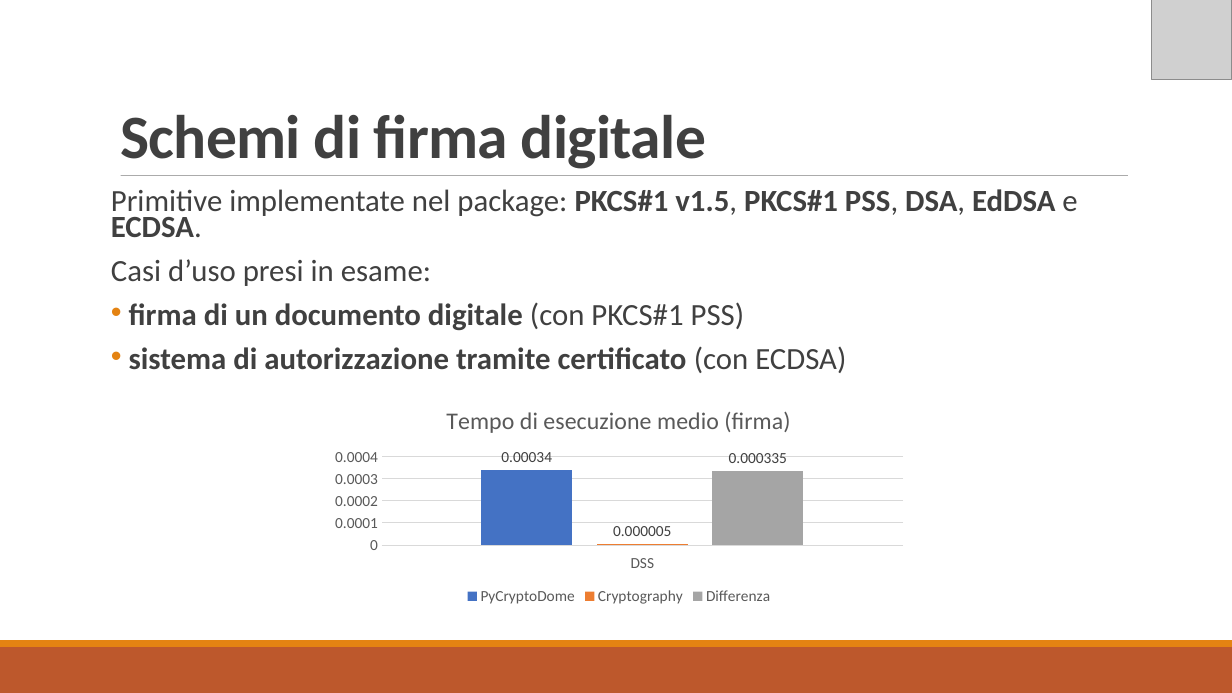
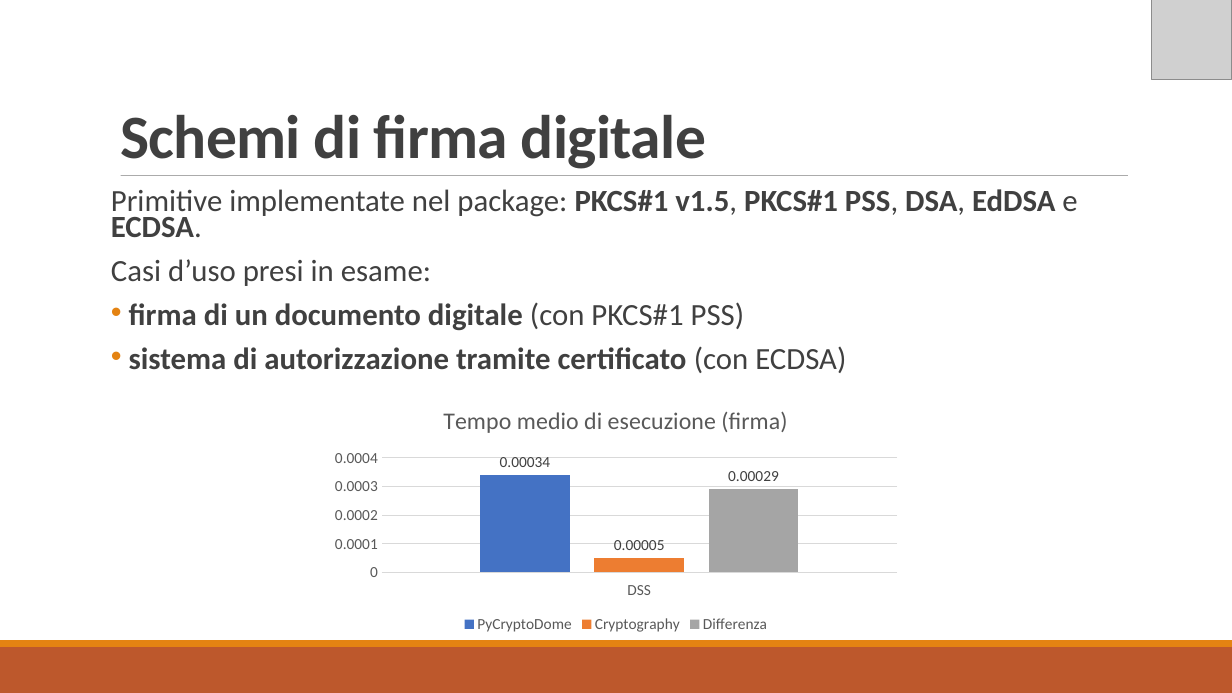
Before and after one commit to MickTK/ElaboratoFinale, a slide deck: slide 7 of Presentazione/Presentazione.odp. Drawn at 1232x693 pixels with LibreOffice and Linux fonts; fonts in the diff are those of the drawing; grey boxes stand for pictures. Boxes give left, top, right and bottom in pixels: in the first picture for what was removed or moved away, otherwise in the second. Text is boxed around its words. In the diff, an @@ line names an element or a change of style, - is before the commit and + after.

```diff
--- a/Presentazione/Presentazione.odp
+++ b/Presentazione/Presentazione.odp
@@ column chart at (323,390,909,638) @@
@@ title "Tempo di esecuzione medio (firma)" to "Tempo medio di esecuzione (firma)" @@
@@ Cryptography, DSS: 5e-06 to 5e-05 @@
@@ Differenza, DSS: 0.000335 to 0.00029 @@
@@ column chart: place and size @@
-column chart at (323,390,915,609)
+column chart at (323,390,909,638)
```
Also in this commit, not shown: 4 other slides changed, 1 other file.
